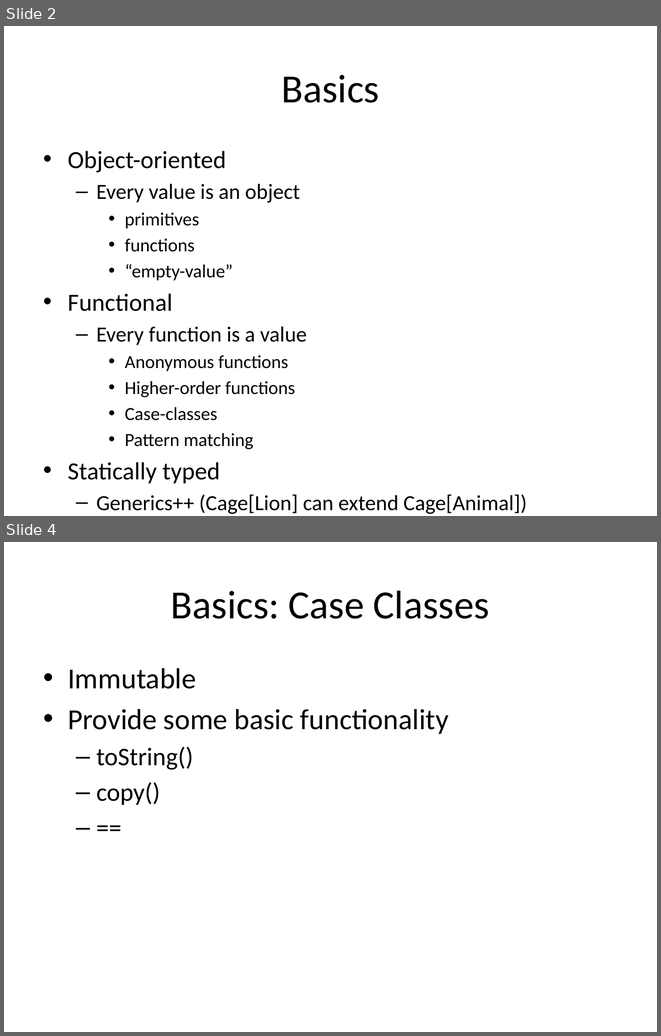
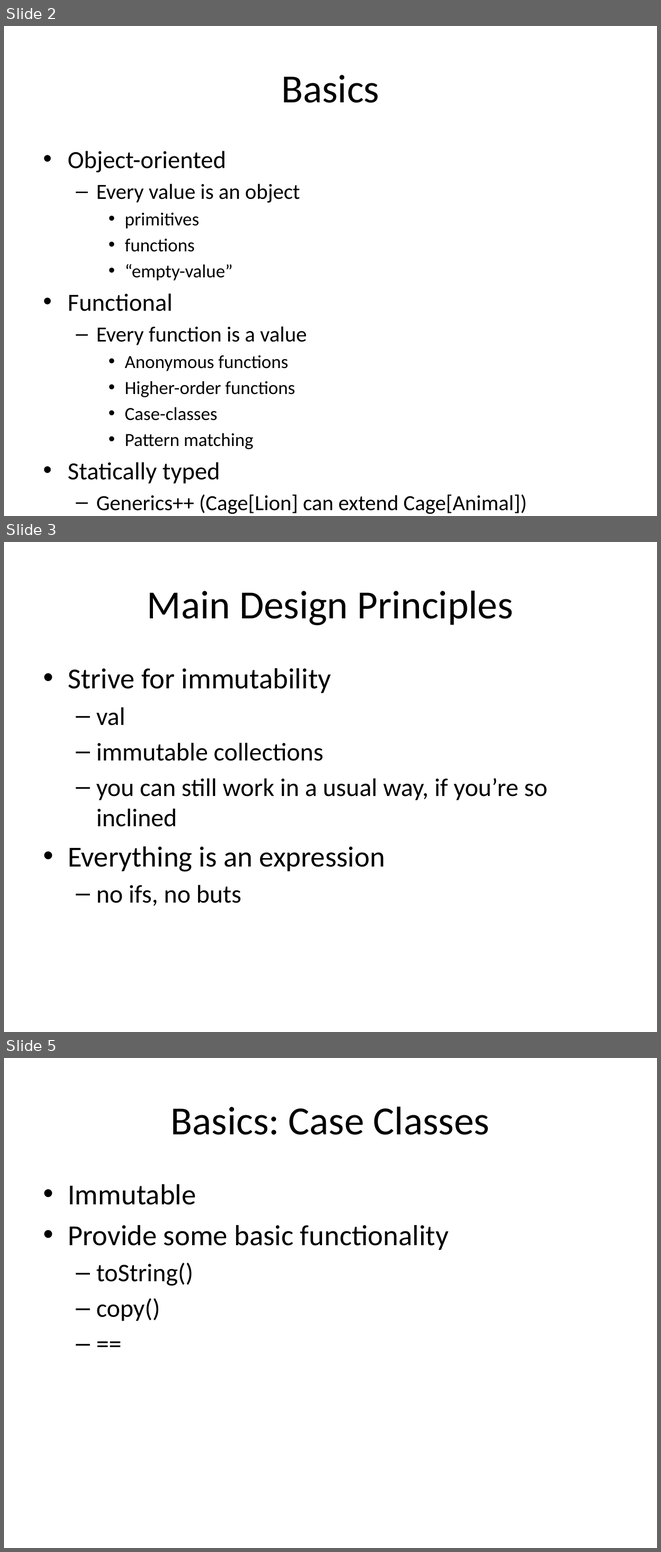
Before and after one commit to Igerly/scalaBasics, a slide deck: Scala.pptx. Shown one above the other, each under a label of ours: slides 2 and 4 before the commit, slides 2, 3 and 5 after it; the slides between them are not shown. The pictures are 661x1036 and 661x1552 pixels, drawn with LibreOffice and Linux fonts; fonts in the diff are those of the drawing. Boxes give left, top, right and bottom in pixels: in the first picture for what was removed or moved away, otherwise in the second. Text is boxed around its words. In the diff, an @@ line names an element or a change of style, - is before the commit and + after.

```diff
--- a/Scala.pptx
+++ b/Scala.pptx
@@ slide 3 added at [4,542,657,1032], background #FFFFFF @@
@@ title added at [147,590,513,625], 44 pt, text #000000 @@
+Main Design Principles
@@ text added at [68,668,547,906], 28 pt, text #000000 @@
+• Strive for immutability
+  – val
+  – immutable collections
+  – you can still work in a usual way, if you’re so inclined
+• Everything is an expression
+  – no ifs, no buts
@@ what was slide 4 is now slide 5 @@
```
Also in this commit, not shown: 1 slide changed, 3 other files.
